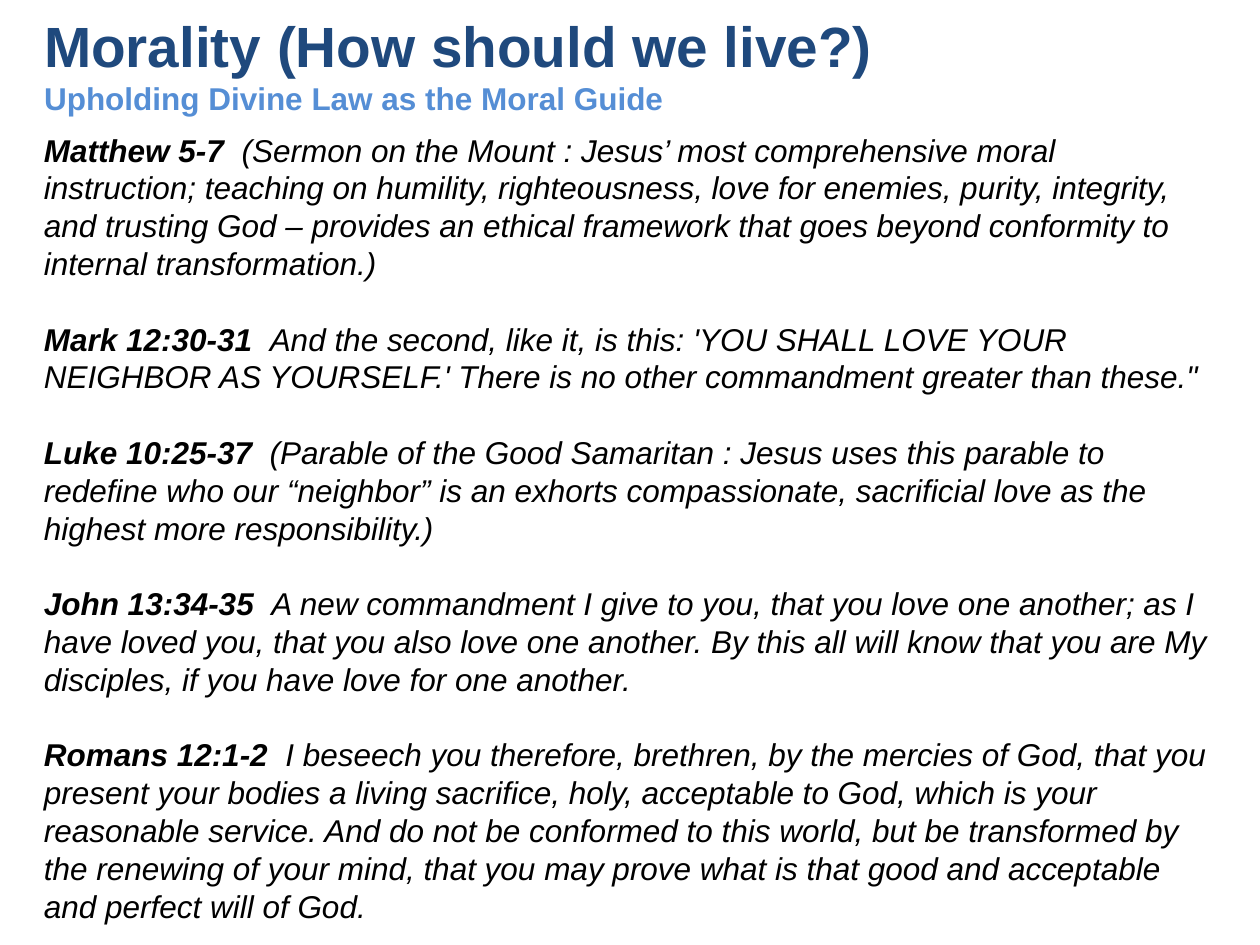
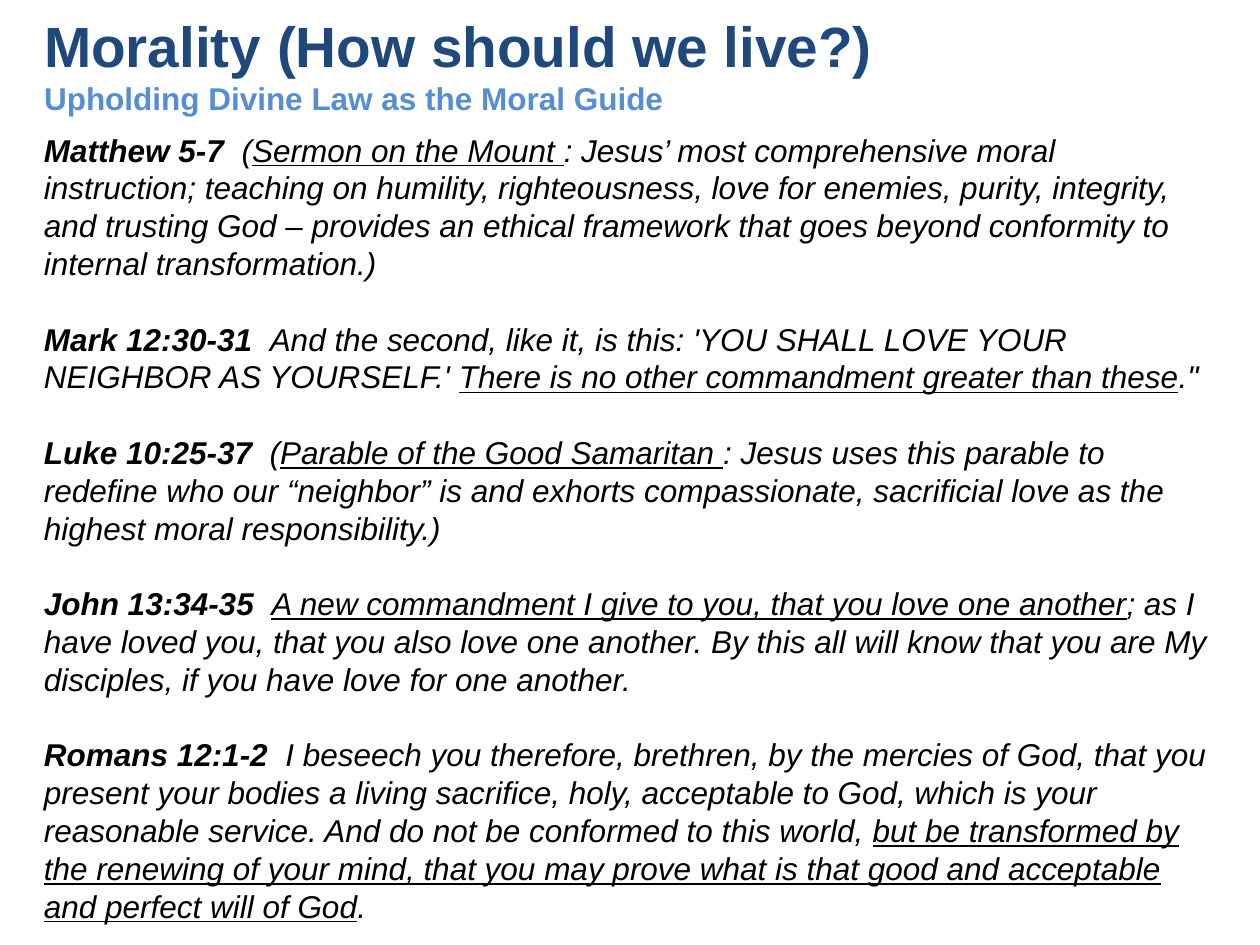
Before and after one commit to UsefulEngines/EvangelismPublic, a slide deck: slide 8 of 2024-Q4/2024-12-08/2024-12-08-Psalms.pptx. Drawn at 1260x945 pixels with LibreOffice and Linux fonts; fonts in the diff are those of the drawing. Boxes give left, top, right and bottom in pixels: in the first picture for what was removed or moved away, otherwise in the second. Text is boxed around its words. In the diff, an @@ line names an element or a change of style, - is before the commit and + after.

```diff
--- a/2024-Q4/2024-12-08/2024-12-08-Psalms.pptx
+++ b/2024-Q4/2024-12-08/2024-12-08-Psalms.pptx
@@ text at <box>44,139,1206,924</box>: underline on in "(Sermon on the Mount", "There is no other commandment greater than ...", "A new commandment I give to you, ...", "but be transformed by the renewing of ..." @@
@@ text at <box>44,441,1164,546</box>: text changed @@
-Luke 10:25-37 (Parable of the Good Samaritan : Jesus uses this parable to redefine who our “neighbor” is an exhorts compassionate, sacrificial love as the highest more responsibility.)
+Luke 10:25-37 (Parable of the Good Samaritan : Jesus uses this parable to redefine who our “neighbor” is and exhorts compassionate, sacrificial love as the highest moral responsibility.)
```
Also in this commit, not shown: 2 other slides changed, 1 other file.
